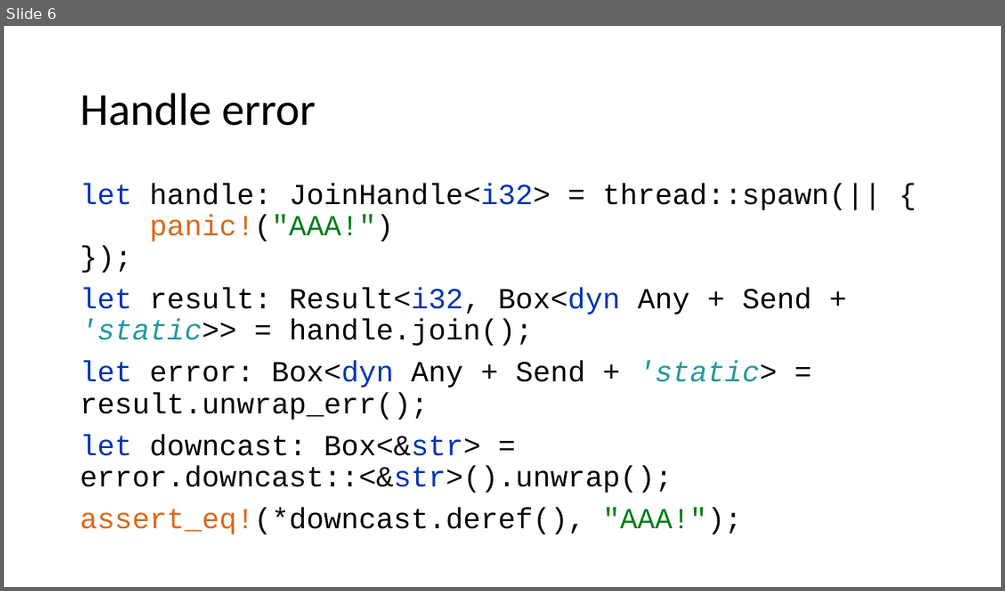
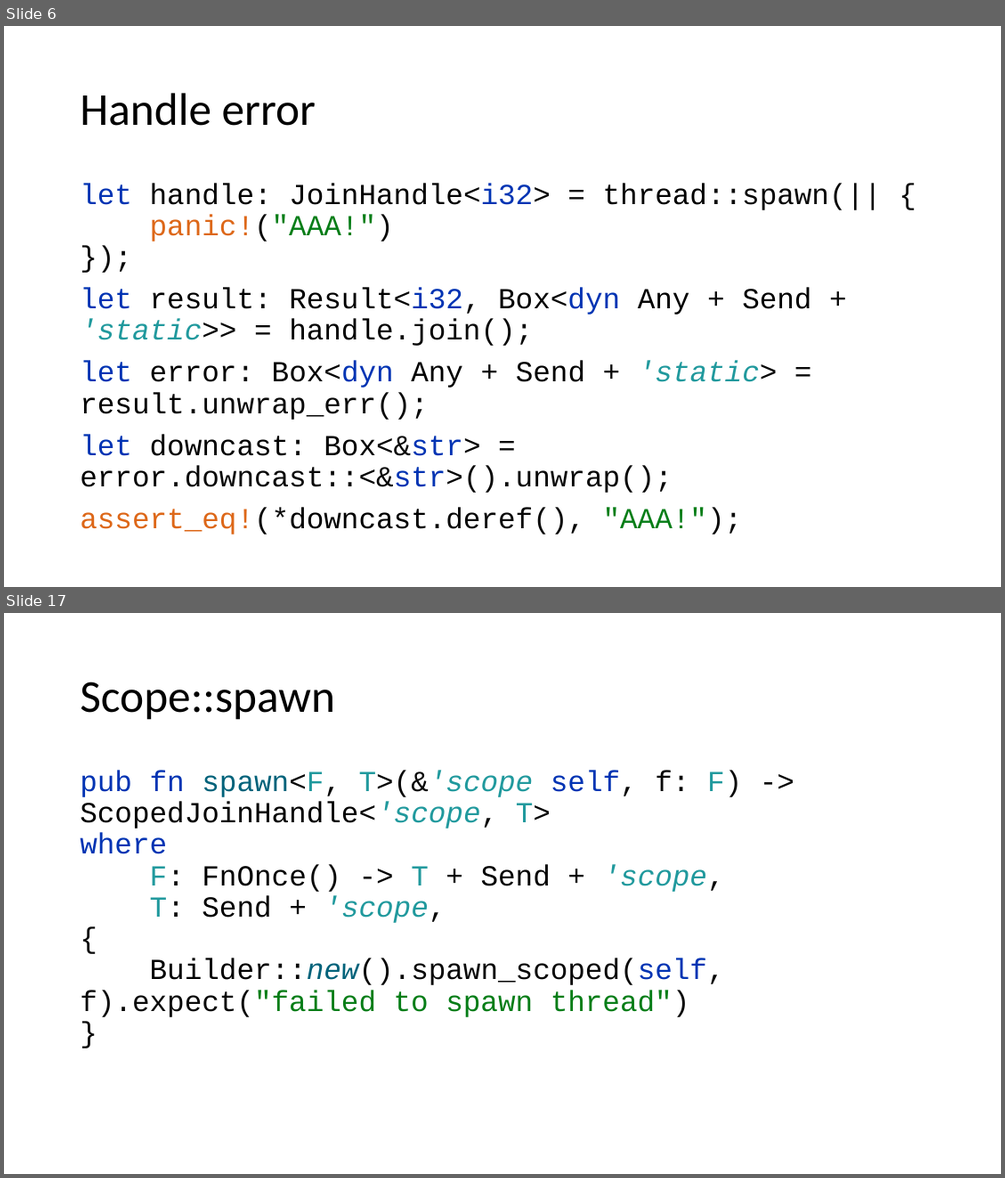
Before and after one commit to kugushev/course-rust-basics, a slide deck: src/11-Multithreading/11-Multithreading.pptx. Shown one above the other, each under a label of ours: slide 6 before the commit, slides 6 and 17 after it; the slides between them are not shown. The pictures are 1005x591 and 1005x1178 pixels, drawn with LibreOffice and Linux fonts; fonts in the diff are those of the drawing. Boxes give left, top, right and bottom in pixels: in the first picture for what was removed or moved away, otherwise in the second. Text is boxed around its words. In the diff, an @@ line names an element or a change of style, - is before the commit and + after.

```diff
--- a/src/11-Multithreading/11-Multithreading.pptx
+++ b/src/11-Multithreading/11-Multithreading.pptx
@@ slide 17 added at bbox=[4, 613, 1001, 1174], background #FFFFFF @@
@@ title added at bbox=[80, 682, 335, 720], 44 pt, text #000000 @@
+Scope::spawn
@@ text added at bbox=[80, 770, 742, 1017], 28 pt, text #080808 @@
+pub fn spawn<F, T>(&'scope self, f: F) -> ScopedJoinHandle<'scope, T>
+where
+F: FnOnce() -> T + Send + 'scope,
+T: Send + 'scope,
+{
+Builder::new().spawn_scoped(self, f).expect("failed to spawn thread")
+}
```
Also in this commit, not shown: 28 other slides added, 1 slide removed.
